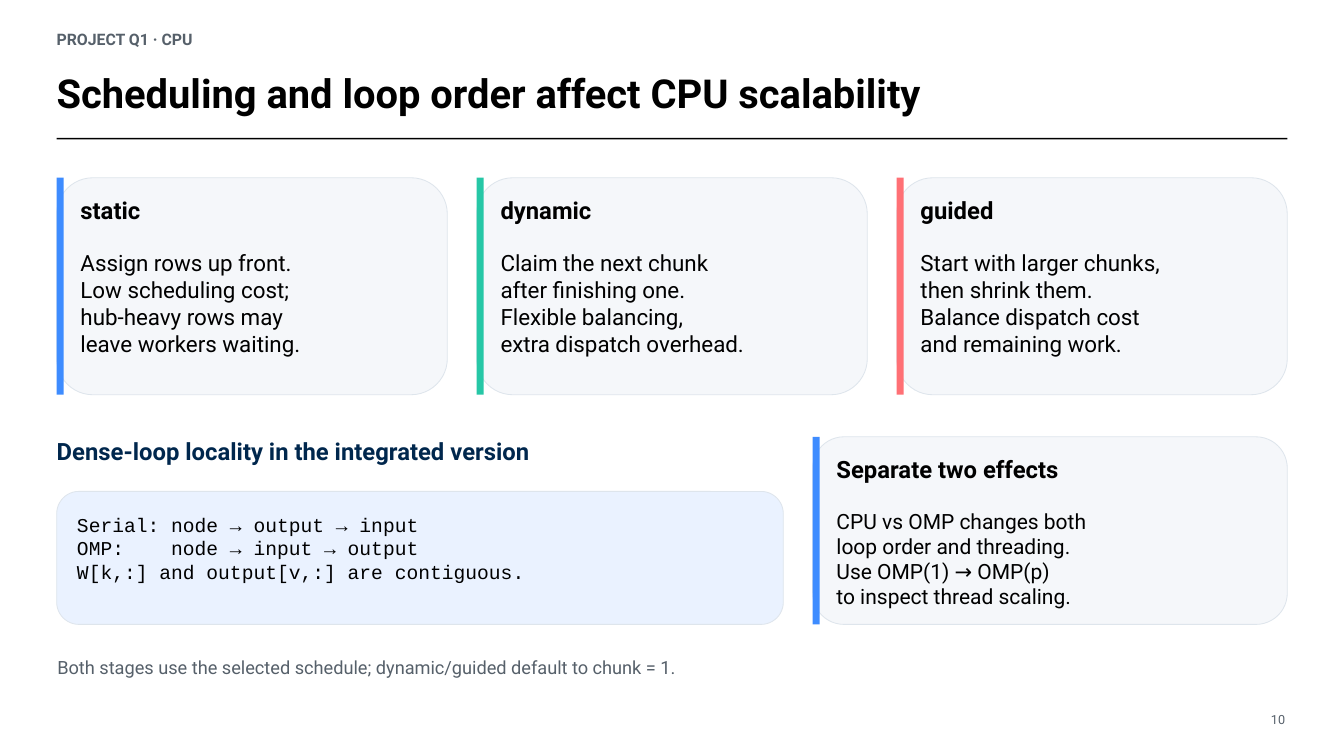
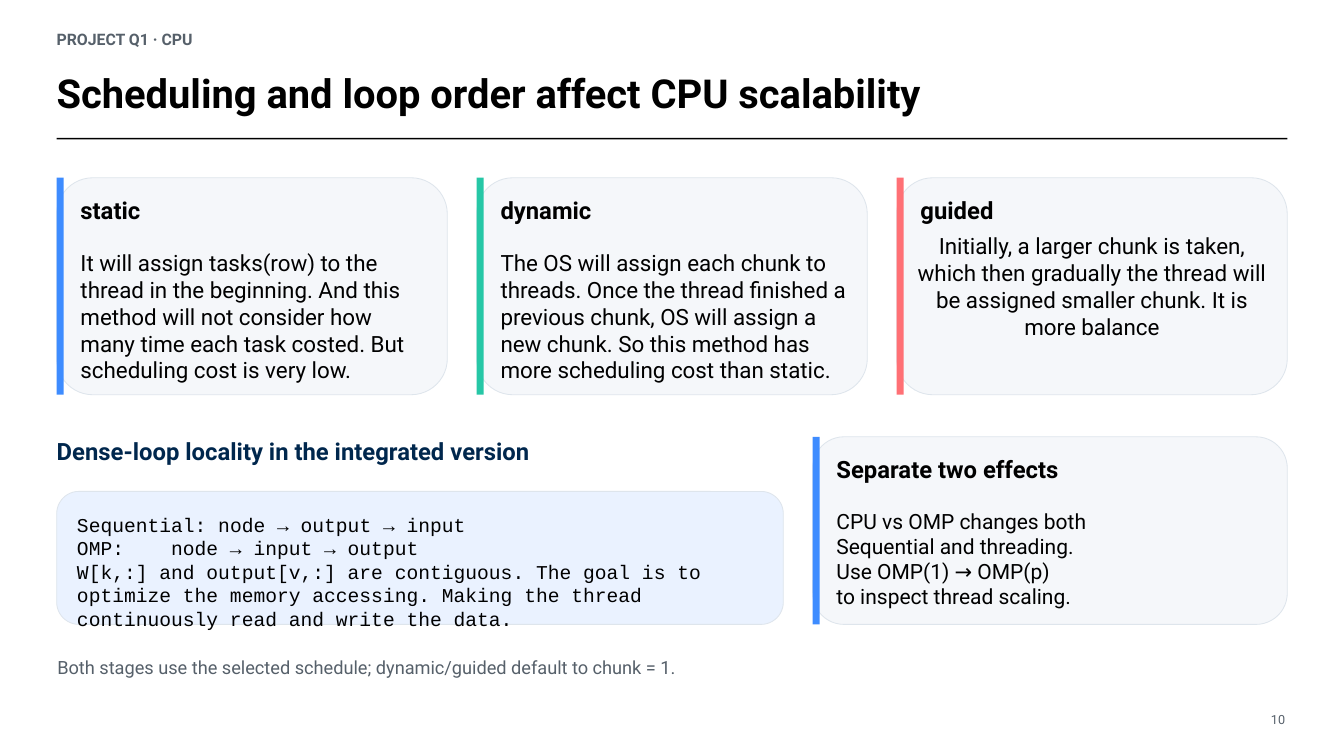
Before and after one commit to numei/gnni_on_gpus, a slide deck: slide 10 of docs/Q1-presentation-final.pptx. Drawn at 1344x756 pixels with LibreOffice and Linux fonts; fonts in the diff are those of the drawing. Boxes give left, top, right and bottom in pixels: in the first picture for what was removed or moved away, otherwise in the second. Text is boxed around its words. In the diff, an @@ line names an element or a change of style, - is before the commit and + after.

```diff
--- a/docs/Q1-presentation-final.pptx
+++ b/docs/Q1-presentation-final.pptx
@@ text in rounded rectangle at (918,237,1266,336): text added @@
+Initially, a larger chunk is taken, which then gradually the thread will be assigned smaller chunk. It is more balance
@@ text at (80,253,405,383): text changed @@
-Assign rows up front.
-Low scheduling cost;
-hub-heavy rows may
-leave workers waiting.
+It will assign tasks(row) to the thread in the beginning. And this method will not consider how many time each task costed. But scheduling cost is very low.
@@ text at (501,254,846,383): text changed @@
-Claim the next chunk
-after finishing one.
-Flexible balancing,
-extra dispatch overhead.
+The OS will assign each chunk to threads. Once the thread finished a previous chunk, OS will assign a new chunk. So this method has more scheduling cost than static.
@@ text removed at (920,254,1160,357) @@
-Start with larger chunks,
-then shrink them.
-Balance dispatch cost
-and remaining work.
@@ text at (77,518,466,536): text changed @@
-Serial: node → output → input
+Sequential: node → output → input
@@ text at (836,538,1074,559): text changed @@
-loop order and threading.
+Sequential and threading.
@@ text at (77,565,701,630): text changed @@
-W[k,:] and output[v,:] are contiguous.
+W[k,:] and output[v,:] are contiguous. The goal is to optimize the memory accessing. Making the thread continuously read and write the data.
```
Also in this commit, not shown: 22 other slides changed, 1 other file.
